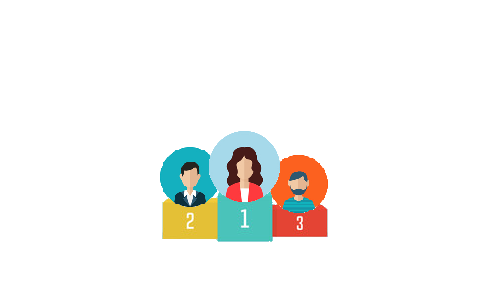
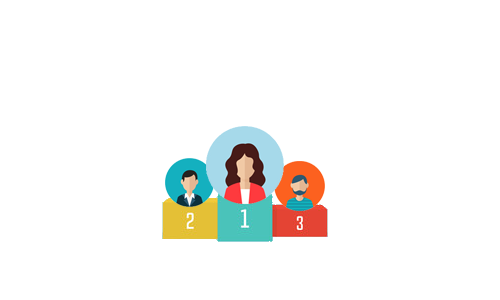
Before/after of a (500, 300) layered artwork. What changed in the layer stack:
renamed "Layer 5" to "Layer 1", painted on it over bbox(206, 126, 284, 204)
removed layer "Layer 4" over bbox(160, 147, 220, 207)
added layer "Layer 3" above "Layer 2" over bbox(274, 161, 325, 211)
painted on "Layer 2" over bbox(165, 155, 328, 213)
